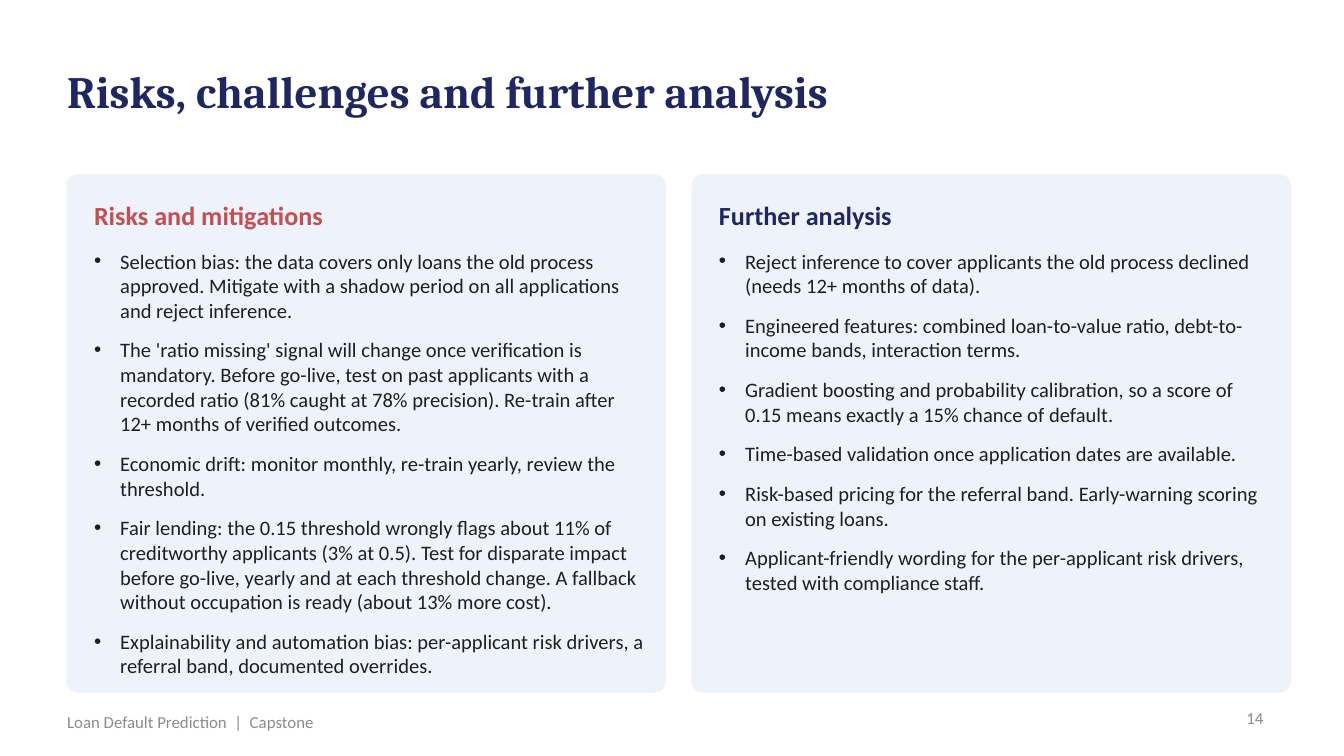
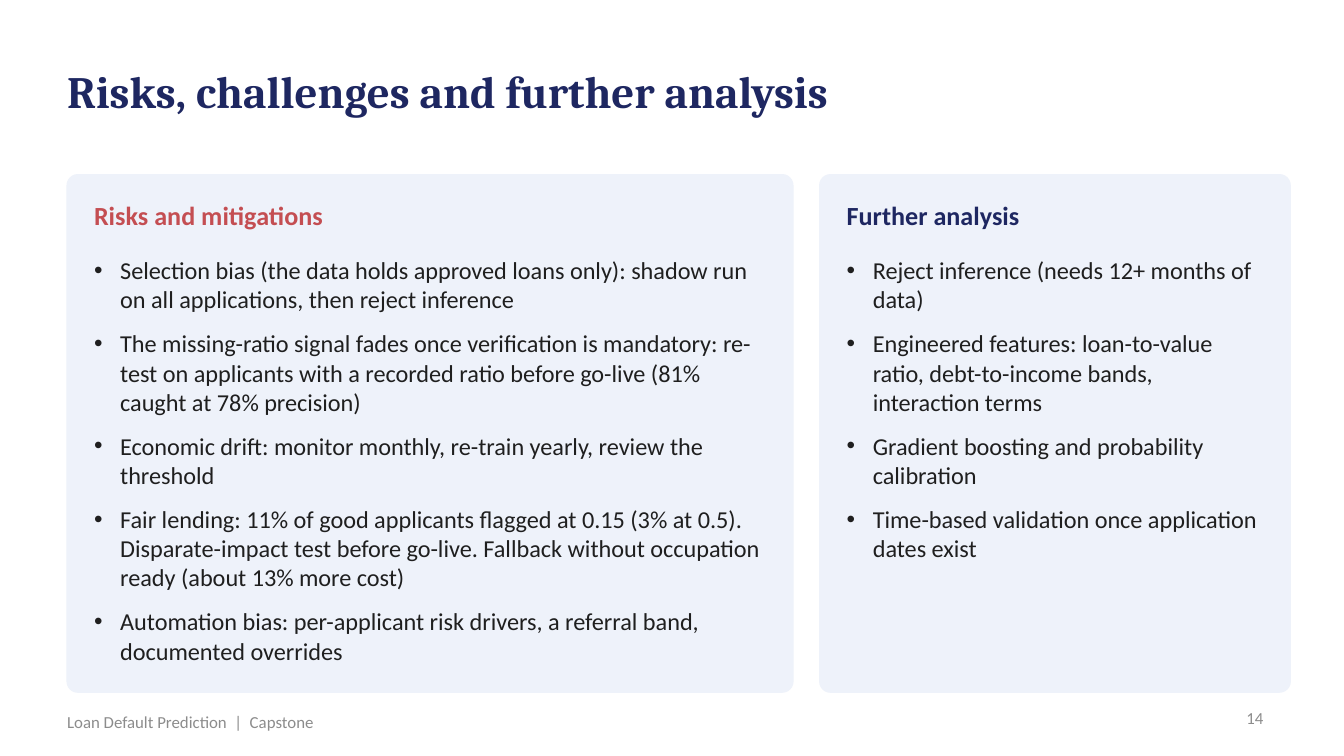
Before and after one commit to shubham1891/Personal-code, a slide deck: slide 14 of presentation/Loan_Default_Prediction_Presentation.pptx. Drawn at 1344x756 pixels with LibreOffice and Linux fonts; fonts in the diff are those of the drawing. Boxes give left, top, right and bottom in pixels: in the first picture for what was removed or moved away, otherwise in the second. Text is boxed around its words. In the diff, an @@ line names an element or a change of style, - is before the commit and + after.

```diff
--- a/presentation/Loan_Default_Prediction_Presentation.pptx
+++ b/presentation/Loan_Default_Prediction_Presentation.pptx
@@ rounded rectangle: place and size @@
-rounded rectangle at bbox=[67, 175, 665, 692]
+rounded rectangle at bbox=[67, 175, 793, 692]
@@ rounded rectangle: place and size @@
-rounded rectangle at bbox=[692, 175, 1290, 692]
+rounded rectangle at bbox=[820, 175, 1290, 692]
@@ rounded rectangle at bbox=[820, 175, 1290, 692]: proportions changed @@
@@ text "Further analysis": place and size @@
-text "Further analysis" at bbox=[719, 206, 892, 229]
+text "Further analysis" at bbox=[847, 206, 1020, 229]
@@ text at bbox=[120, 261, 759, 660]: text changed; size 11 to 13 pt @@
-• Selection bias: the data covers only loans the old process approved. Mitigate with a shadow period on all applications and reject inference.
-• The 'ratio missing' signal will change once verification is mandatory. Before go-live, test on past applicants with a recorded ratio (81% caught at 78% precision). Re-train after 12+ months of verified outcomes.
-• Economic drift: monitor monthly, re-train yearly, review the threshold.
-• Fair lending: the 0.15 threshold wrongly flags about 11% of creditworthy applicants (3% at 0.5). Test for disparate impact before go-live, yearly and at each threshold change. A fallback without occupation is ready (about 13% more cost).
-• Explainability and automation bias: per-applicant risk drivers, a referral band, documented overrides.
+• Selection bias (the data holds approved loans only): shadow run on all applications, then reject inference
+• The missing-ratio signal fades once verification is mandatory: re-test on applicants with a recorded ratio before go-live (81% caught at 78% precision)
+• Economic drift: monitor monthly, re-train yearly, review the threshold
+• Fair lending: 11% of good applicants flagged at 0.15 (3% at 0.5). Disparate-impact test before go-live. Fallback without occupation ready (about 13% more cost)
+• Automation bias: per-applicant risk drivers, a referral band, documented overrides
@@ text at bbox=[873, 261, 1257, 557]: text changed; size 11 to 13 pt @@
-• Reject inference to cover applicants the old process declined (needs 12+ months of data).
-• Engineered features: combined loan-to-value ratio, debt-to-income bands, interaction terms.
-• Gradient boosting and probability calibration, so a score of 0.15 means exactly a 15% chance of default.
-• Time-based validation once application dates are available.
-• Risk-based pricing for the referral band. Early-warning scoring on existing loans.
-• Applicant-friendly wording for the per-applicant risk drivers, tested with compliance staff.
+• Reject inference (needs 12+ months of data)
+• Engineered features: loan-to-value ratio, debt-to-income bands, interaction terms
+• Gradient boosting and probability calibration
+• Time-based validation once application dates exist
```
Also in this commit, not shown: 14 other slides changed, 2 other files.
